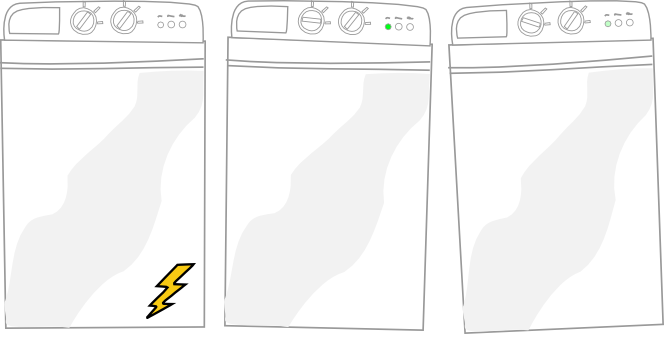
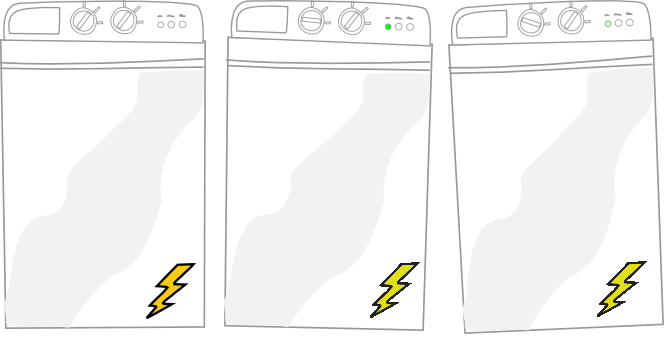
Comparing the layer stacks of the two (672, 352) images. Changes:
painted on "lavadora.png" over [370, 261, 647, 318]
